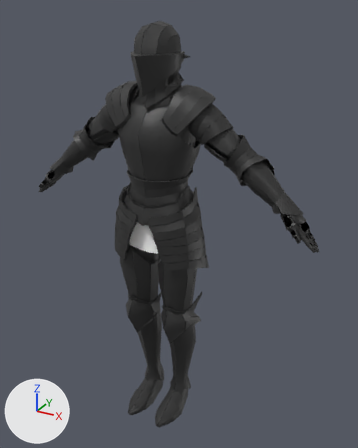
Before and after pictures for a commit that changed the glTF model ct1.glb.
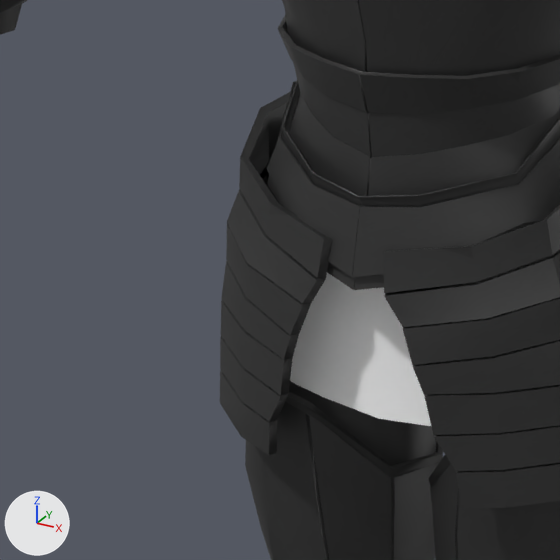
Each version appears first whole from a camera (50 mm lens) standing at (1.011, -1.702, 1.83) and looking at (0.065, 0.019, 0.97), and next in a close-up on the part from 19% to 52% of the width and 37% to 63% of the height. Arrows for +X, +Y and +Z are at lower left; the lights stay in place. The first two pictures are the older version.

Before the edit, the objects in view are built like this:
```python
ob_もぶ騎士モブ_mesh = bpy.data.objects.new('もぶ騎士モブ_mesh', me_もぶ騎士モブ)
ob_もぶ騎士モブ_mesh.location = (0.0, 0.0, 0.0)
```
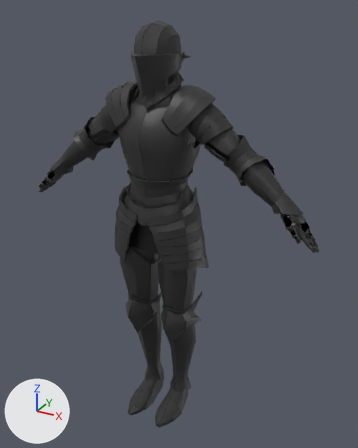
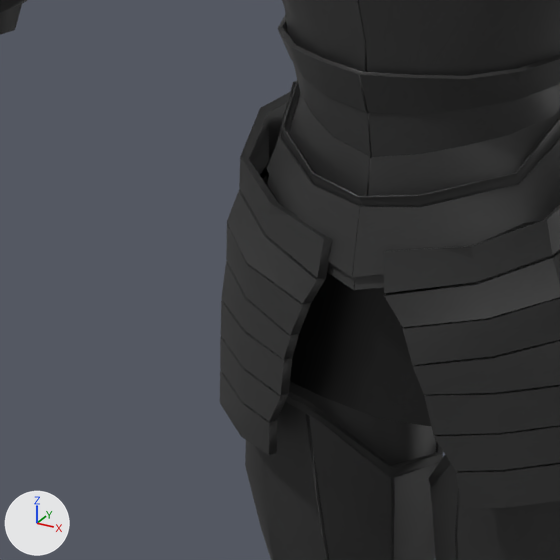
Changed parts and their boxes (x1, y1, x2, y2) in the close-ups (560 x 560 px):
'もぶ騎士モブ_mesh', recoloured, surface changed (darker): (287, 170, 435, 430) in both

Edits to the bpy script that builds the scene:
```text
Change mat_鎖スカート:
    mat_鎖スカート.metallic: 1.0 -> 0.0
    mat_鎖スカート.roughness: 1.0 -> 0.5
    mat_鎖スカート.base_color: (1.0, 1.0, 1.0) -> (0.00245, 0.00245, 0.00245)  # white #ffffff -> black #080808
```
